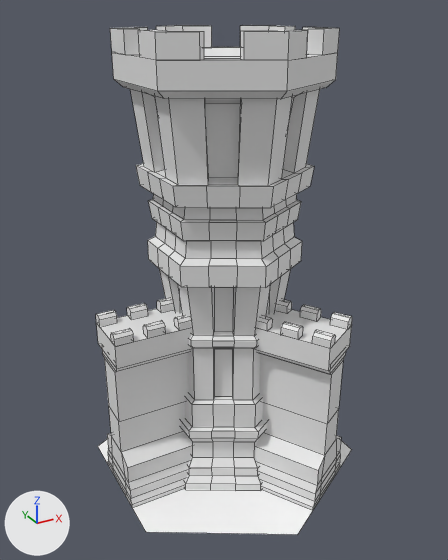
What one commit did to the FBX model BigGame/Assets/Hex-assets/Castle_120_Main.fbx.
Camera for both pictures: a 50 mm lens placed at (-0.954, -1.732, 1.714), pointed at (-0.009, -0.014, 0.855). Arrows for +X, +Y and +Z are at lower left; the lights stay in place. Mesh edges are drawn as thin lines. Where no turn or scale is listed for an object, it has been applied to the vertices.

The first picture shows 'Castle_120_main_hex', 'Mur 1.001', 'Mur 2.001', 'Murki na murku 1.001', 'Murki na murku 1.002', 'Murki na wieży 1 .001', 'Podłoga mur 1.001', 'Podłoga mur 2.001', 'Podłoga wieża.001', 'Wieża.001'.
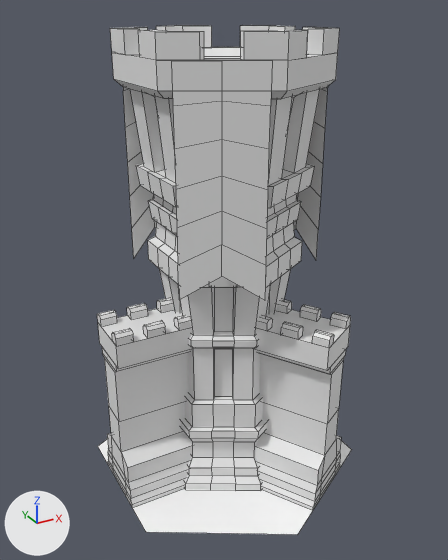
Where the newer file only moved an object's origin or applied its transform, the numbers keep the older frame.

The edits, one by one:
Material 'MainCastle_Banner' (mat_maincastle_banner) is new.
Its base color is (0.8, 0.8, 0.8) (white #e7e7e7).
Mesh me_cylinder_062 is new.
It has 21 vertices, 12 faces and spans x -0.112..0.112, y -0.064..0.064, z -0.353..0.327.
It uses material mat_maincastle_banner (white #e7e7e7).
Mesh me_cylinder_060 is new.
It has 21 vertices, 12 faces and spans x -0.112..0.112, y -0.064..0.064, z -0.353..0.327.
It uses material mat_maincastle_banner (white #e7e7e7).
Mesh me_cylinder_061 is new.
It has 21 vertices, 12 faces and spans x 0.0, y -0.129..0.129, z -0.353..0.327.
It uses material mat_maincastle_banner (white #e7e7e7).
Object 'Banner.005' (ob_banner_005) is new; it shows me_cylinder_062.
Its location is (-0.146, 0.255, 1.262).
Object 'Banner.003' (ob_banner_003) is new; it shows me_cylinder_060.
Its location is (-0.148, -0.253, 1.262).
Object 'Banner.004' (ob_banner_004) is new; it shows me_cylinder_061.
Its location is (0.293, -0.001, 1.262).

What differs and where, as boxes (x1, y1, x2, y2) in the pictures (448 x 560 px):
'Banner.003', added
    after: (171, 61, 272, 300)
'Banner.004', added
    after: (293, 86, 328, 260)
'Banner.005', added
    after: (123, 87, 156, 258)
